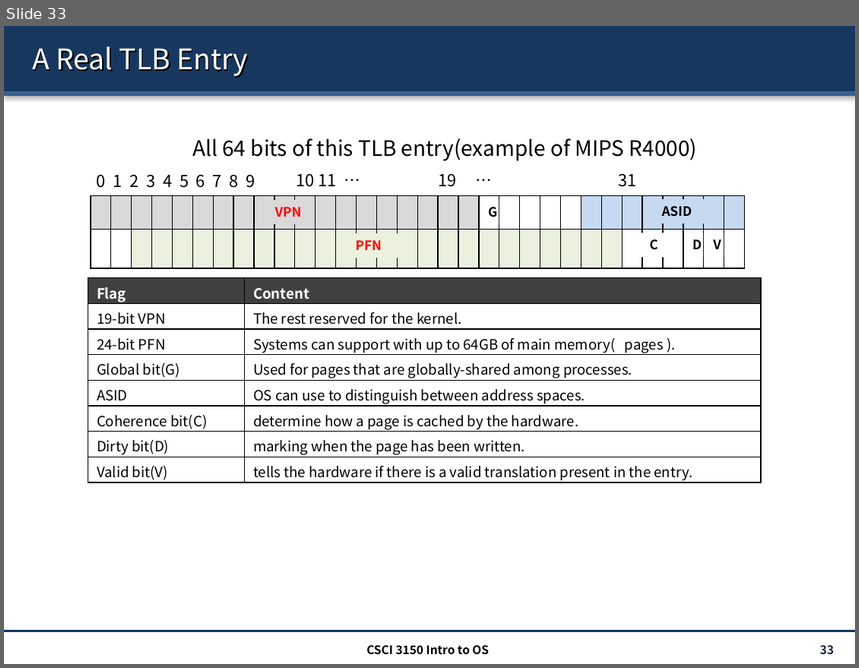
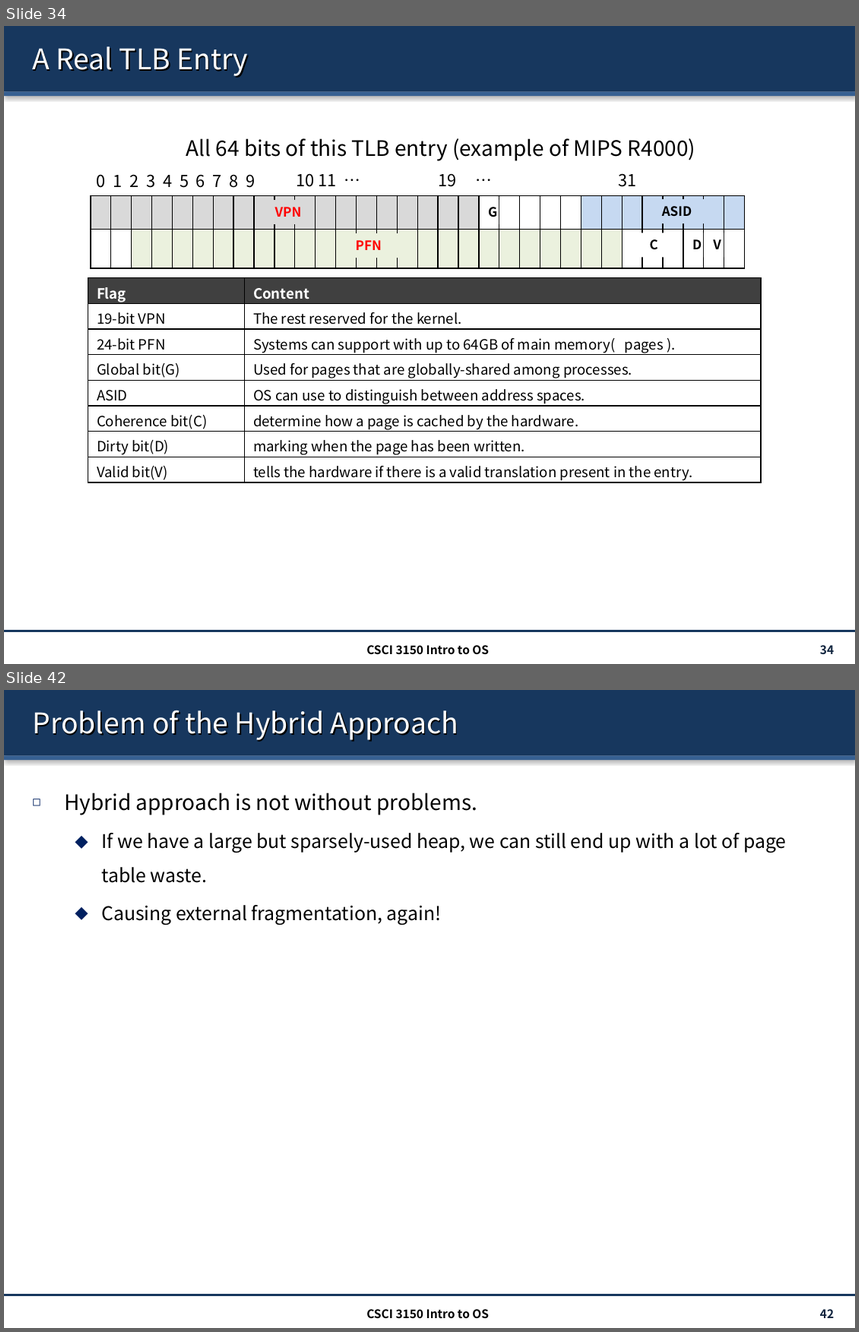
Before and after one commit to henryhxu/CSCI3150, a slide deck: lecture/lec11_paging.pptx. Shown one above the other, each under a label of ours: slide 33 before the commit, slides 34 and 42 after it; the slides between them are not shown. The pictures are 859x668 and 859x1332 pixels, drawn with LibreOffice and Linux fonts; fonts in the diff are those of the drawing. Boxes give left, top, right and bottom in pixels: in the first picture for what was removed or moved away, otherwise in the second. Text is boxed around its words. In the diff, an @@ line names an element or a change of style, - is before the commit and + after.

```diff
--- a/lecture/lec11_paging.pptx
+++ b/lecture/lec11_paging.pptx
@@ slide 42 added at (4,690,855,1328), background #FFFFFF; not listed: 3 template elements that a slide beside it also shows @@
@@ title added at (32,711,458,741), 24 pt, text #FFFFFF @@
+Problem of the Hybrid Approach
@@ text added at (64,793,786,925), 16 pt, text #000000 @@
+◻ Hybrid approach is not without problems.
+  ⬥ If we have a large but sparsely-used heap, we can still end up with a lot of page table waste.
+  ⬥ Causing external fragmentation, again!
@@ text added at (367,1309,489,1319), 10 pt, text #000000, bold @@
+CSCI 3150 Intro to OS
@@ page number added at (820,1309,834,1319), 10 pt, text #0F243E, bold @@
+42
@@ what was slide 33 is now slide 34 @@
@@ slide 34 changed as well @@
@@ text at (186,138,696,161): spaces changed @@
-All 64 bits of this TLB entry(example of MIPS R4000)
+All 64 bits of this TLB entry (example of MIPS R4000)
@@ page number at (820,645,834,655): text changed @@
-33
+34
```
Also in this commit, not shown: 6 other slides changed, 23 other slides added.
